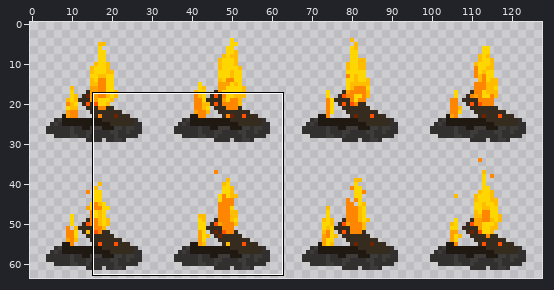
Two states of a sprite sheet, Assets/Graphics/Textures/Campfire-sheet.png. The picture above shows the old version from afar; the outline marks the close-up.
Close-up. Before the commit:
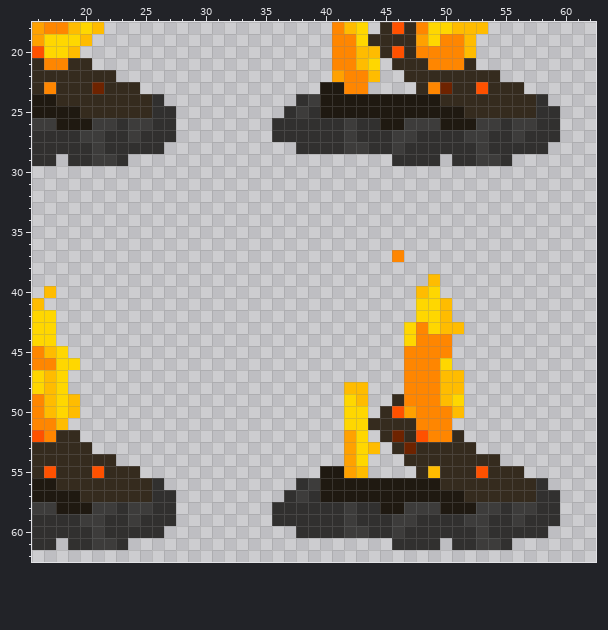
The file is 128x64 pixels. Shown: x 16..62, y 18..62. The commit also changed other parts of the picture, which this record leaves out.
And afterwards:
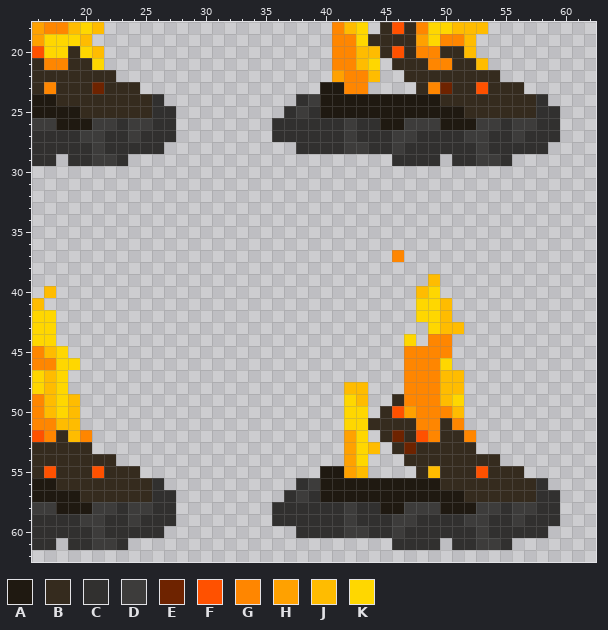
Palette (. is transparent): A #1f1911  B #352b1e  C #31302f  D #3d3c3b  E #6e2300  F #ff5100  G #ff8600  H #ffa100  J #ffbc00  K #ffd700
Change:
The edit turns colour G into colour B in row 20 at x 50 to 51; in row 21 at x 51; in rows 51 to 52 at x 50.
The edit turns colour J into colour B in row 20 at x 19.
There is now colour G in row 51 at x 51; in row 52 at x 20 and 52.
There is now colour J in row 20 at x 21; in row 21 at x 53; in row 51 at x 19.
The edit turns colour B into colour J in row 52 at x 19.
There is now colour K in row 20 at x 20; in row 21 at x 21.
The edit erases colour G in rows 43 to 44 at x 48.
The edit erases colour K in row 43 at x 47.
